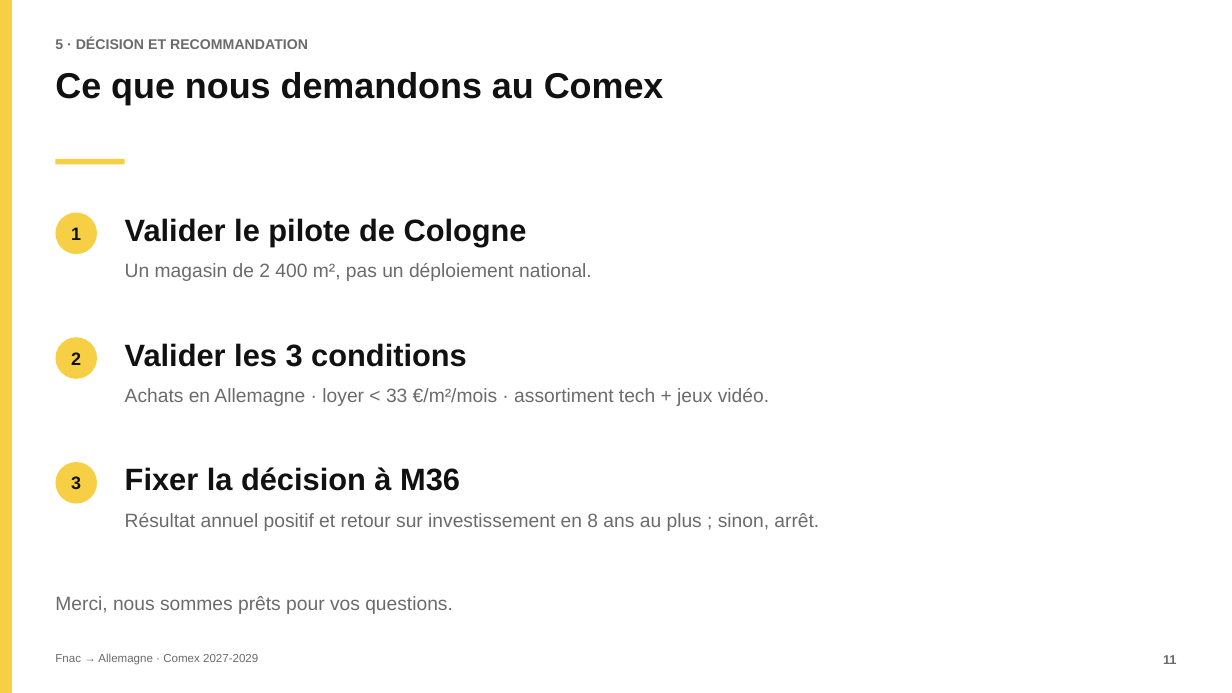
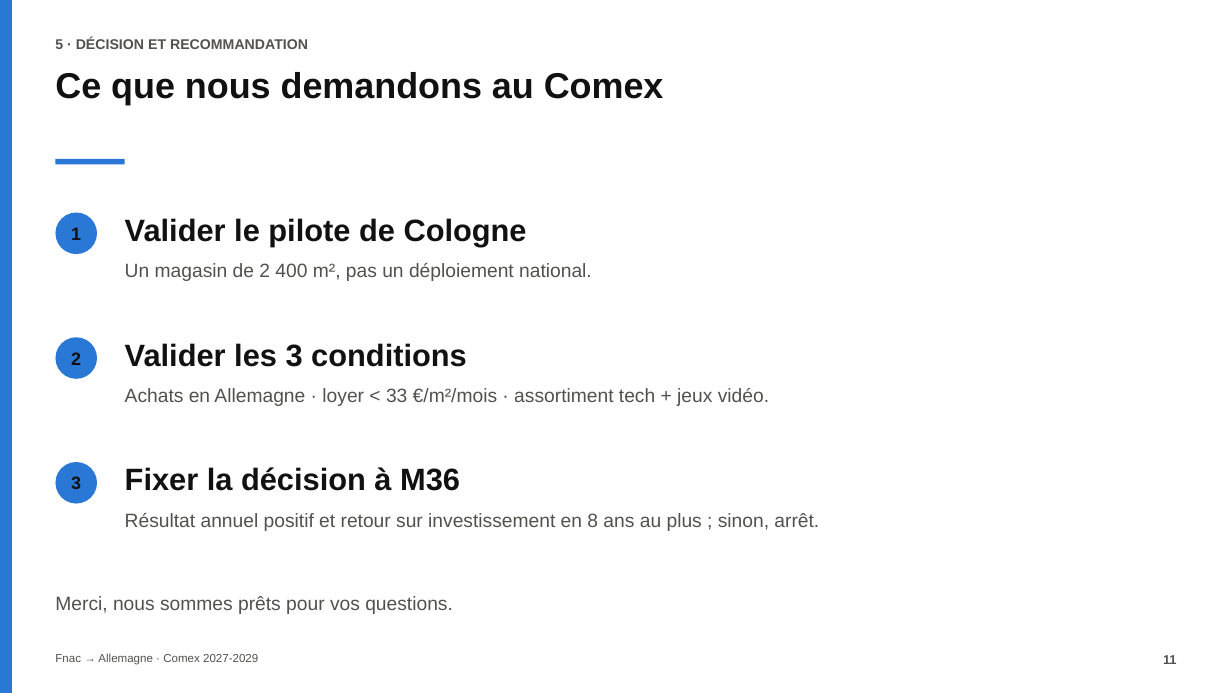
Before and after one commit to romane13long-source/fnac-expansion-allemagne, a slide deck: slide 11 of docs/Comex_Fnac_Allemagne.pptx. Drawn at 1232x693 pixels with LibreOffice and Linux fonts; fonts in the diff are those of the drawing. Boxes give left, top, right and bottom in pixels: in the first picture for what was removed or moved away, otherwise in the second. Text is boxed around its words. In the diff, an @@ line names an element or a change of style, - is before the commit and + after.

```diff
--- a/docs/Comex_Fnac_Allemagne.pptx
+++ b/docs/Comex_Fnac_Allemagne.pptx
@@ fill #F6CF45 to #2A78D6 in 5 elements at (x1=0, y1=0, x2=12, y2=693), (x1=55, y1=159, x2=125, y2=165), (x1=55, y1=213, x2=97, y2=254), (x1=55, y1=337, x2=97, y2=379), (x1=55, y1=462, x2=97, y2=504) @@
@@ text colour #6B6B6B to #52514E in 7 elements at (x1=55, y1=37, x2=308, y2=49), (x1=55, y1=654, x2=258, y2=665), (x1=1163, y1=655, x2=1177, y2=664), (x1=125, y1=263, x2=592, y2=281), (x1=125, y1=388, x2=769, y2=406), (x1=125, y1=513, x2=819, y2=531), (x1=55, y1=596, x2=453, y2=614) @@
```
Also in this commit, not shown: 11 other slides changed, 6 other files.
